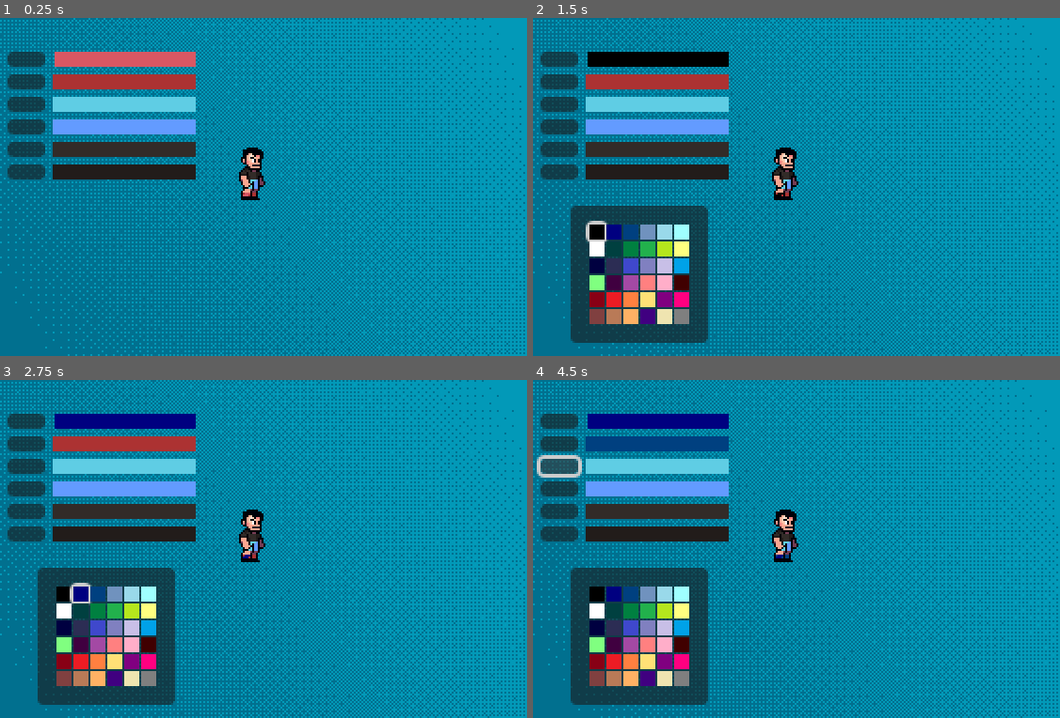
Above: before the commit, frames 1-4 (two rows, left to right).
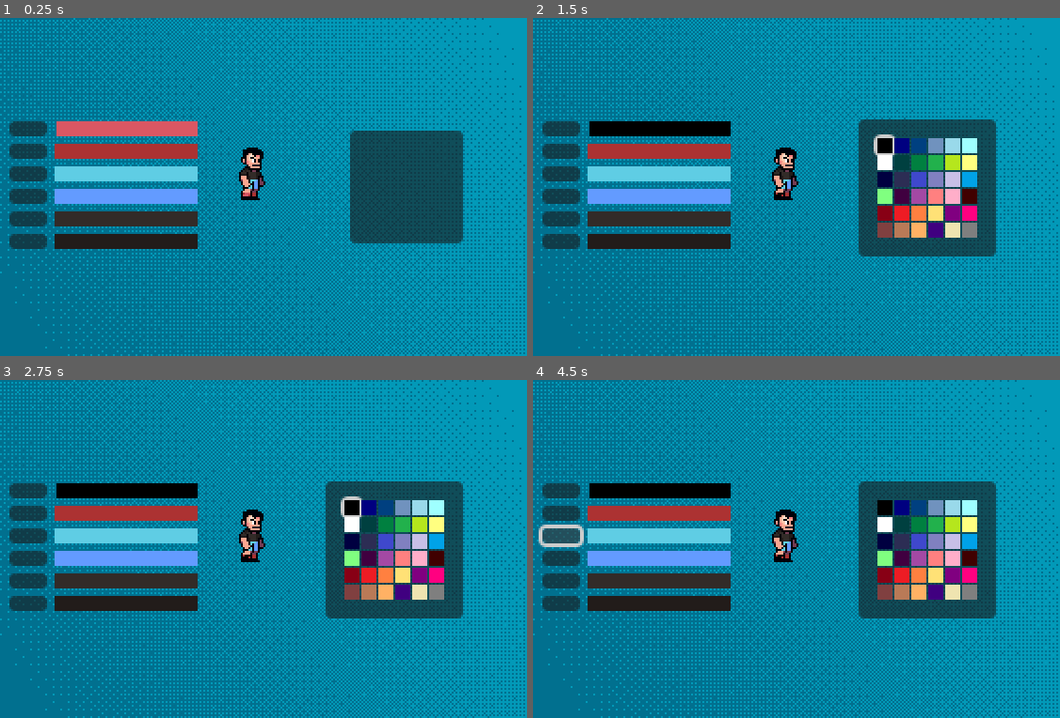
Above: after the commit, the same moments.

Repository: mFragaBA/soccer-game-tuto
Game: Godot game, scene res://scenes/Screens/team_builder/team_builder_edit_team_screen.tscn
Two runs of this game, one before a commit and one after it. Both use one fixed random seed, a clock stepped at 60 frames per second and the inputs below. This scene is started directly instead of the project's main scene.
Inputs (mouse positions are in pixels of both pictures, inside the frame that each line leads up to; where the layout moved, square brackets give the same spot in the first picture):
- Up to frame 1 (0.25 s): no input
- Up to frame 2 (1.5 s): click (559, 129) [559, 58] at 0.5 s; click (886, 146) [596, 230] at 1.25 s
- Up to frame 3 (2.75 s): click (79, 592) at 2.02 s
- Up to frame 4 (4.5 s): click (559, 511) [559, 444] at 2.75 s; click (633, 592) at 3.52 s; click (559, 535) [559, 467] at 4.25 s

The runs differ from the first frame. In frame 1, 21% of the frame differs, in the area x 1-88%, y 10-69%; in frame 2, 32%; in frame 3, 32%; in frame 4, 33%, in the area x 0-88%, y 10-97%.

Commit message:
adjust layout

Diff:
--- a/scenes/Screens/team_builder/team_builder_edit_team_screen.tscn
+++ b/scenes/Screens/team_builder/team_builder_edit_team_screen.tscn
@@ -20,9 +20,11 @@
 
 [node name="Control" type="Control" parent="."]
 layout_mode = 3
-anchors_preset = 0
-offset_right = 40.0
-offset_bottom = 40.0
+anchors_preset = 15
+anchor_right = 1.0
+anchor_bottom = 1.0
+grow_horizontal = 2
+grow_vertical = 2
 
 [node name="Background" type="TextureRect" parent="Control"]
 layout_mode = 0
@@ -30,47 +32,15 @@
 offset_bottom = 180.0
 texture = ExtResource("2_v2wqo")
 
-[node name="SelectorPanelContainers" type="PanelContainer" parent="Control"]
-unique_name_in_owner = true
-visible = false
-layout_mode = 0
-offset_left = 20.0
-offset_top = 100.0
-offset_right = 80.0
-offset_bottom = 160.0
-
-[node name="ColorSelector" parent="Control/SelectorPanelContainers" instance=ExtResource("7_uax01")]
-visible = false
-layout_mode = 2
-
-[node name="ColorSelector2" parent="Control/SelectorPanelContainers" instance=ExtResource("7_uax01")]
-visible = false
-layout_mode = 2
-
-[node name="ColorSelector3" parent="Control/SelectorPanelContainers" instance=ExtResource("7_uax01")]
-visible = false
-layout_mode = 2
-
-[node name="ColorSelector4" parent="Control/SelectorPanelContainers" instance=ExtResource("7_uax01")]
-visible = false
-layout_mode = 2
-
-[node name="ColorSelector5" parent="Control/SelectorPanelContainers" instance=ExtResource("7_uax01")]
-visible = false
-layout_mode = 2
-
-[node name="ColorSelector6" parent="Control/SelectorPanelContainers" instance=ExtResource("7_uax01")]
-visible = false
-layout_mode = 2
-
 [node name="HBoxContainer" type="HBoxContainer" parent="Control"]
 layout_mode = 1
 anchors_preset = 4
 anchor_top = 0.5
 anchor_bottom = 0.5
-offset_top = -2.0
-offset_right = 104.0
-offset_bottom = 68.0
+offset_left = 1.0
+offset_top = -35.0
+offset_right = 105.0
+offset_bottom = 35.0
 grow_vertical = 2
 
 [node name="Control" type="Control" parent="Control/HBoxContainer"]
@@ -182,6 +152,44 @@
 [node name="ColorRect" type="ColorRect" parent="Control/HBoxContainer/TeamColorsContainer/HBoxContainer6"]
 layout_mode = 2
 size_flags_horizontal = 3
+
+[node name="SelectorPanelContainers" type="PanelContainer" parent="Control"]
+unique_name_in_owner = true
+layout_mode = 1
+anchors_preset = -1
+anchor_left = 0.88
+anchor_top = 0.5
+anchor_right = 0.88
+anchor_bottom = 0.5
+offset_left = -60.0
+offset_top = -30.0
+offset_bottom = 30.0
+grow_horizontal = 0
+grow_vertical = 2
+
+[node name="ColorSelector" parent="Control/SelectorPanelContainers" instance=ExtResource("7_uax01")]
+visible = false
+layout_mode = 2
+
+[node name="ColorSelector2" parent="Control/SelectorPanelContainers" instance=ExtResource("7_uax01")]
+visible = false
+layout_mode = 2
+
+[node name="ColorSelector3" parent="Control/SelectorPanelContainers" instance=ExtResource("7_uax01")]
+visible = false
+layout_mode = 2
+
+[node name="ColorSelector4" parent="Control/SelectorPanelContainers" instance=ExtResource("7_uax01")]
+visible = false
+layout_mode = 2
+
+[node name="ColorSelector5" parent="Control/SelectorPanelContainers" instance=ExtResource("7_uax01")]
+visible = false
+layout_mode = 2
+
+[node name="ColorSelector6" parent="Control/SelectorPanelContainers" instance=ExtResource("7_uax01")]
+visible = false
+layout_mode = 2
 
 [node name="SampleSprite" type="Sprite2D" parent="Control"]
 unique_name_in_owner = true
